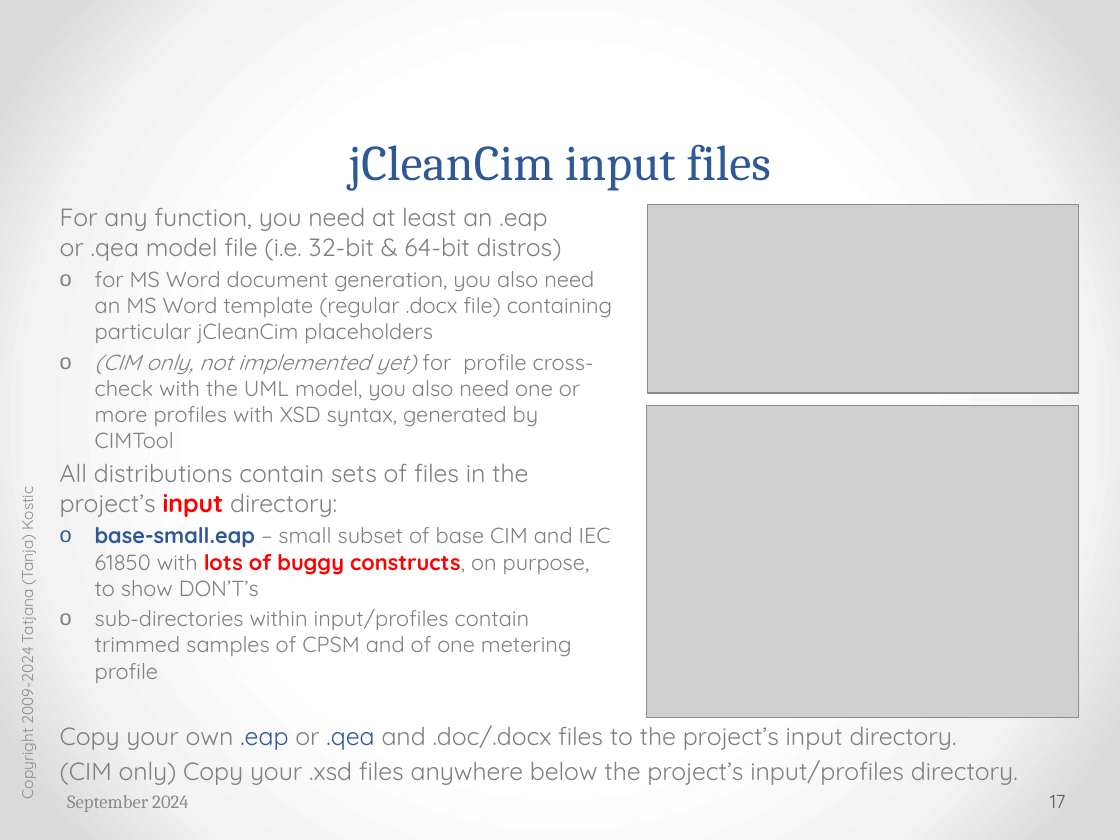
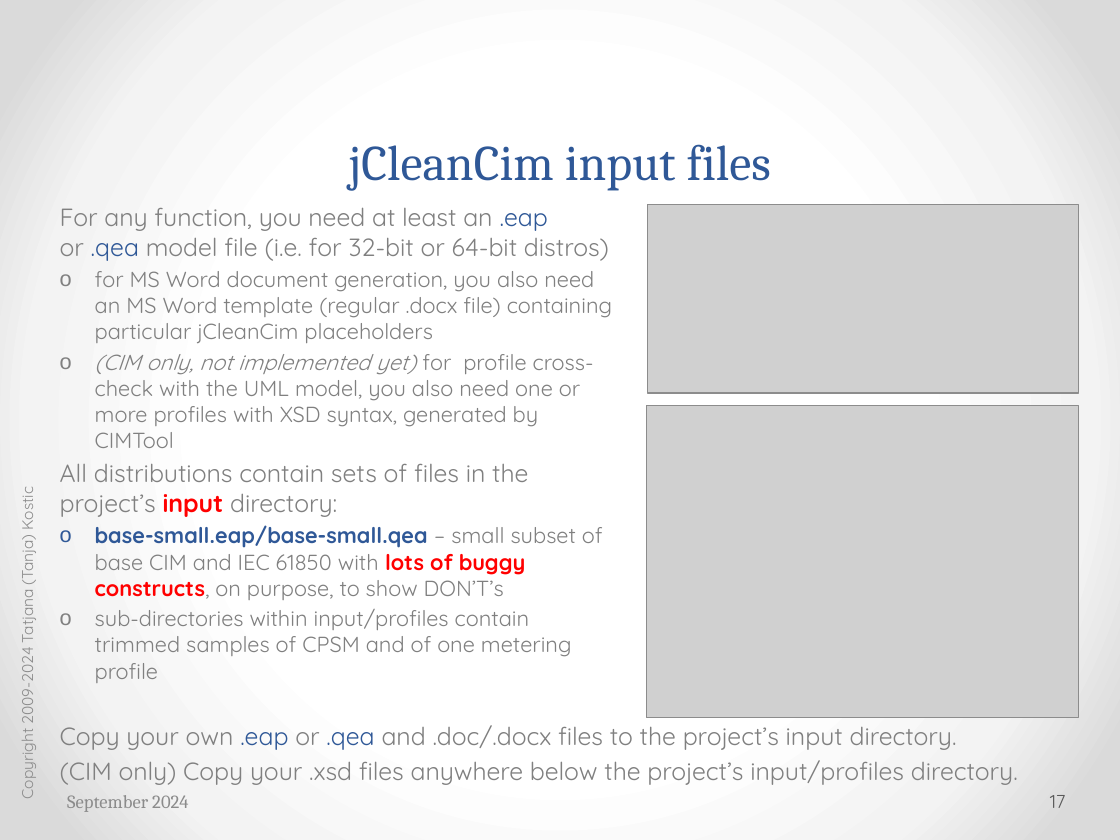
Before and after one commit to cimug-org/jCleanCim, a slide deck: slide 17 of doc/jCleanCimIntro.pptx. Drawn at 1120x840 pixels with LibreOffice and Linux fonts; fonts in the diff are those of the drawing; grey boxes stand for pictures. Boxes give left, top, right and bottom in pixels: in the first picture for what was removed or moved away, otherwise in the second. Text is boxed around its words. In the diff, an @@ line names an element or a change of style, - is before the commit and + after.

```diff
--- a/doc/jCleanCimIntro.pptx
+++ b/doc/jCleanCimIntro.pptx
@@ text at (60, 208, 609, 261): text changed @@
-For any function, you need at least an .eap or .qea model file (i.e. 32-bit & 64-bit distros)
+For any function, you need at least an .eap or .qea model file (i.e. for 32-bit or 64-bit distros)
@@ text at (95, 525, 603, 600): text changed @@
-  o base-small.eap – small subset of base CIM and IEC 61850 with lots of buggy constructs, on purpose, to show DON’T’s
+  o base-small.eap/base-small.qea – small subset of base CIM and IEC 61850 with lots of buggy constructs, on purpose, to show DON’T’s
```
Also in this commit, not shown: 24 other slides changed, 4 other files.
